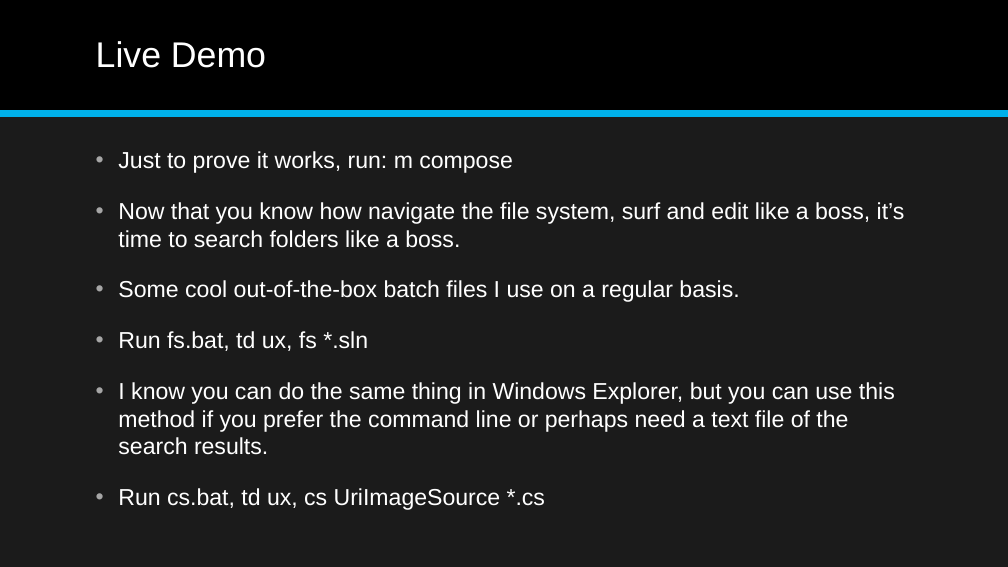
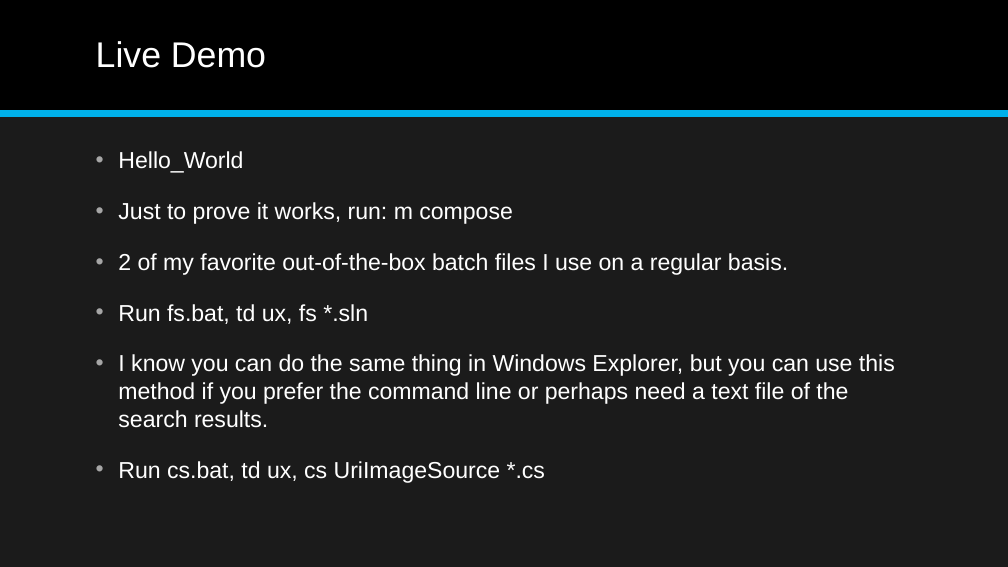
Before and after one commit to jonathan-r-jones/Composable-Batch-Files, a slide deck: slide 18 of Composable Batch File Helper.pptx. Drawn at 1008x567 pixels with LibreOffice and Linux fonts; fonts in the diff are those of the drawing. Boxes give left, top, right and bottom in pixels: in the first picture for what was removed or moved away, otherwise in the second. Text is boxed around its words. In the diff, an @@ line names an element or a change of style, - is before the commit and + after.

Commit message:
Aug-14-2018_1:10_PM

```diff
--- a/Composable Batch File Helper.pptx
+++ b/Composable Batch File Helper.pptx
@@ text at box(118, 151, 243, 173): paragraph added @@
+• Hello_World
@@ text at box(118, 253, 788, 275): text changed @@
-• Now that you know how navigate the file system, surf and edit like a boss, it’s time to search folders like a boss.
-• Some cool out-of-the-box batch files I use on a regular basis.
+• 2 of my favorite out-of-the-box batch files I use on a regular basis.
```
